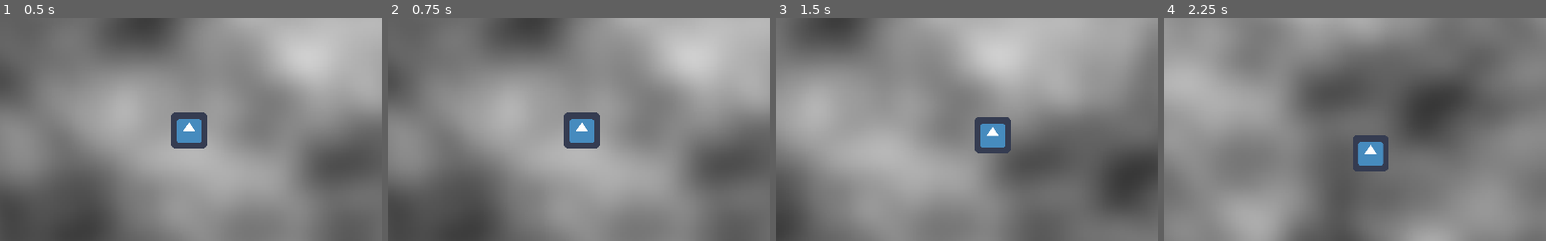
Above: before the commit, frames 1-4 (left to right).
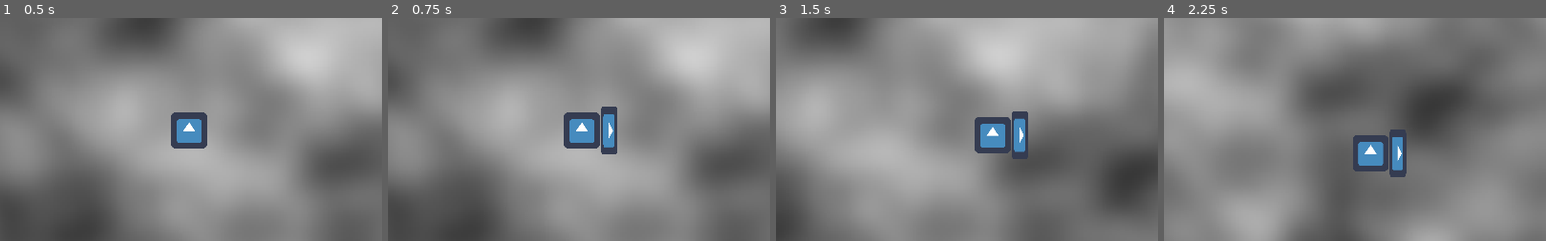
Above: after the commit, the same moments.

Repository: ectucker1/ksufalljam2020
Game: Godot game, scene res://level/test_level.tscn
Same seed, same stepped clock (60 frames per second), same inputs: the game is played once before the commit and once after it. The engine's default icon, where the game draws it, is replaced by a stand-in: a white triangle on a blue panel in a dark square.
Inputs (mouse positions are % of the whole screen's width and height, from its top left):
- Up to frame 1 (0.5 s): no input
- Up to frame 2 (0.75 s): tap Enter at 0.5 s; move the mouse to (72, 45) at 0.52 s; press the mouse at (72, 45) at 0.53 s; hold D (move_right) from 0.53 s (still down)
- Up to frame 3 (1.5 s): right-click (72, 45) at 0.8 s; move the mouse to (30, 55) at 1.27 s; release D (move_right) at 1.28 s; release the mouse at (30, 55) at 1.28 s; hold S (move_down) from 1.28 s (still down); right-click (30, 55) at 1.35 s
- Up to frame 4 (2.25 s): click (30, 55) at 1.55 s; move the mouse to (60, 28) at 2.02 s; release S (move_down) at 2.03 s; press the mouse at (60, 28) at 2.03 s; hold D (move_right) from 2.03 s (still down)
The pictures show only the part of the screen within x 25-75%, y 25-75%; the shares and areas given below are measured in that part.

Frame 1 is identical in both runs. In frame 2, 0.9% of the frame differs, in the area x 55-60%, y 39-62%; in frame 3, 0.9%; in frame 4, 0.9%, in the area x 59-64%, y 50-72%.

Commit message:
Basic player attack code

Diff:
--- /dev/null
+++ b/global_consts.gd
@@ -0,0 +1,7 @@
+extends Node
+
+
+const DIR_UP := 1
+const DIR_DOWN := 2
+const DIR_LEFT := 3
+const DIR_RIGHT := 4
--- /dev/null
+++ b/player/enemy_damage_area.gd
@@ -0,0 +1,12 @@
+extends Area2D
+
+
+export var damage: int
+
+func _ready():
+	connect("body_entered", self, "on_body_entered")
+
+func on_body_entered(body):
+	if body.is_in_group("enemies"):
+		# TODO Actually damage enemy
+		pass
--- /dev/null
+++ b/player/mutations/basic_attack.gd
@@ -0,0 +1,29 @@
+class_name BasicAttackMutation
+extends Mutation
+
+
+var COOLDOWN := 0.7
+
+var timeout := 0.0
+
+
+func get_name():
+	return "Basic Attack"
+
+func physics_process(delta):
+	timeout -= delta
+
+func on_used():
+	if timeout <= 0.0:
+		timeout = COOLDOWN
+		var animation_choice = ""
+		match player.get_facing():
+			GlobalConsts.DIR_UP:
+				animation_choice = "AttackUp"
+			GlobalConsts.DIR_DOWN:
+				animation_choice = "AttackDown"
+			GlobalConsts.DIR_LEFT:
+				animation_choice = "AttackLeft"
+			GlobalConsts.DIR_RIGHT:
+				animation_choice = "AttackRight"
+		player.get_node("Attacks/BasicAttack/AnimationPlayer").play(animation_choice)
--- /dev/null
+++ b/player/mutations/basic_attack.tscn
@@ -0,0 +1,211 @@
+[gd_scene load_steps=11 format=2]
+
+[ext_resource path="res://player/enemy_damage_area.gd" type="Script" id=1]
+[ext_resource path="res://icon.png" type="Texture" id=2]
+
+[sub_resource type="RectangleShape2D" id=2]
+extents = Vector2( 10, 3 )
+
+[sub_resource type="RectangleShape2D" id=3]
+extents = Vector2( 3, 10 )
+
+[sub_resource type="RectangleShape2D" id=4]
+extents = Vector2( 3, 10 )
+
+[sub_resource type="RectangleShape2D" id=5]
+extents = Vector2( 10, 3 )
+
+[sub_resource type="Animation" id=7]
+resource_name = "AttackDown"
+length = 0.5
+tracks/0/type = "value"
+tracks/0/path = NodePath("DownBox:monitoring")
+tracks/0/interp = 1
+tracks/0/loop_wrap = true
+tracks/0/imported = false
+tracks/0/enabled = true
+tracks/0/keys = {
+"times": PoolRealArray( 0, 0.5 ),
+"transitions": PoolRealArray( 1, 1 ),
+"update": 1,
+"values": [ true, false ]
+}
+tracks/1/type = "value"
+tracks/1/path = NodePath("DownBox/Sprite:visible")
+tracks/1/interp = 1
+tracks/1/loop_wrap = true
+tracks/1/imported = false
+tracks/1/enabled = true
+tracks/1/keys = {
+"times": PoolRealArray( 0, 0.5 ),
+"transitions": PoolRealArray( 1, 1 ),
+"update": 1,
+"values": [ true, false ]
+}
+
+[sub_resource type="Animation" id=8]
+resource_name = "AttackLeft"
+length = 0.5
+tracks/0/type = "value"
+tracks/0/path = NodePath("LeftBox:monitoring")
+tracks/0/interp = 1
+tracks/0/loop_wrap = true
+tracks/0/imported = false
+tracks/0/enabled = true
+tracks/0/keys = {
+"times": PoolRealArray( 0, 0.5 ),
+"transitions": PoolRealArray( 1, 1 ),
+"update": 1,
+"values": [ true, false ]
+}
+tracks/1/type = "value"
+tracks/1/path = NodePath("LeftBox/Sprite:visible")
+tracks/1/interp = 1
+tracks/1/loop_wrap = true
+tracks/1/imported = false
+tracks/1/enabled = true
+tracks/1/keys = {
+"times": PoolRealArray( 0, 0.5 ),
+"transitions": PoolRealArray( 1, 1 ),
+"update": 1,
+"values": [ true, false ]
+}
+
+[sub_resource type="Animation" id=9]
+resource_name = "AttackRight"
+length = 0.5
+tracks/0/type = "value"
+tracks/0/path = NodePath("LeftBox:monitoring")
+tracks/0/interp = 1
+tracks/0/loop_wrap = true
+tracks/0/imported = false
+tracks/0/enabled = true
+tracks/0/keys = {
+"times": PoolRealArray( 0, 0.5 ),
+"transitions": PoolRealArray( 1, 1 ),
+"update": 1,
+"values": [ true, false ]
+}
+tracks/1/type = "value"
+tracks/1/path = NodePath("RightBox/Sprite:visible")
+tracks/1/interp = 1
+tracks/1/loop_wrap = true
+tracks/1/imported = false
+tracks/1/enabled = true
+tracks/1/keys = {
+"times": PoolRealArray( 0, 0.5 ),
+"transitions": PoolRealArray( 1, 1 ),
+"update": 1,
+"values": [ true, false ]
+}
+
+[sub_resource type="Animation" id=6]
+resource_name = "AttackUp"
+length = 0.5
+tracks/0/type = "value"
+tracks/0/path = NodePath("UpBox:monitoring")
+tracks/0/interp = 1
+tracks/0/loop_wrap = true
+tracks/0/imported = false
+tracks/0/enabled = true
+tracks/0/keys = {
+"times": PoolRealArray( 0, 0.5 ),
+"transitions": PoolRealArray( 1, 1 ),
+"update": 1,
+"values": [ true, false ]
+}
+tracks/1/type = "value"
+tracks/1/path = NodePath("UpBox/Sprite:visible")
+tracks/1/interp = 1
+tracks/1/loop_wrap = true
+tracks/1/imported = false
+tracks/1/enabled = true
+tracks/1/keys = {
+"times": PoolRealArray( 0, 0.5 ),
+"transitions": PoolRealArray( 1, 1 ),
+"update": 1,
+"values": [ true, false ]
+}
+
+[node name="BasicAttack" type="Node2D"]
+
+[node name="UpBox" type="Area2D" parent="."]
+position = Vector2( 0, -11 )
+monitoring = false
+monitorable = false
+script = ExtResource( 1 )
+damage = 5
+
+[node name="CollisionShape2D" type="CollisionShape2D" parent="UpBox"]
+shape = SubResource( 2 )
+__meta__ = {
+"_edit_lock_": true
+}
+
+[node name="Sprite" type="Sprite" parent="UpBox"]
+visible = false
+scale = Vector2( 0.2, 0.07 )
+texture = ExtResource( 2 )
+
+[node name="LeftBox" type="Area2D" parent="."]
+position = Vector2( -11, 0 )
+monitoring = false
+monitorable = false
+script = ExtResource( 1 )
+damage = 5
+
+[node name="CollisionShape2D" type="CollisionShape2D" parent="LeftBox"]
+shape = SubResource( 3 )
+__meta__ = {
+"_edit_lock_": true
+}
+
+[node name="Sprite" type="Sprite" parent="LeftBox"]
+visible = false
+rotation = -1.5708
+scale = Vector2( 0.2, 0.07 )
+texture = ExtResource( 2 )
+
+[node name="RightBox" type="Area2D" parent="."]
+position = Vector2( 11, 0 )
+monitoring = false
+monitorable = false
+script = ExtResource( 1 )
+damage = 5
+
+[node name="CollisionShape2D" type="CollisionShape2D" parent="RightBox"]
+shape = SubResource( 4 )
+__meta__ = {
+"_edit_lock_": true
+}
+
+[node name="Sprite" type="Sprite" parent="RightBox"]
+visible = false
+rotation = 1.5708
+scale = Vector2( 0.2, 0.07 )
+texture = ExtResource( 2 )
+
+[node name="DownBox" type="Area2D" parent="."]
+position = Vector2( 0, 11 )
+monitoring = false
+monitorable = false
+script = ExtResource( 1 )
+damage = 5
+
+[node name="CollisionShape2D" type="CollisionShape2D" parent="DownBox"]
+shape = SubResource( 5 )
+__meta__ = {
+"_edit_lock_": true
+}
+
+[node name="Sprite" type="Sprite" parent="DownBox"]
+visible = false
+rotation = 3.14159
+scale = Vector2( 0.2, 0.07 )
+texture = ExtResource( 2 )
+
+[node name="AnimationPlayer" type="AnimationPlayer" parent="."]
+anims/AttackDown = SubResource( 7 )
+anims/AttackLeft = SubResource( 8 )
+anims/AttackRight = SubResource( 9 )
+anims/AttackUp = SubResource( 6 )
--- a/player/player.gd
+++ b/player/player.gd
@@ -6,7 +6,6 @@
 const BASE_ACC := 128.0
 const BASE_MAX_SPEED := 64.0
 const STOPPING_FRICTION := 256.0
-
 
 # Holds the player's health and other status effects
 var status := PlayerStatus.new()
@@ -29,6 +28,7 @@
 # Called when the node enters the scene tree for the first time.
 func _ready():
 	add_to_group("players")
+	set_primary_active(BasicAttackMutation.new())
 
 # Called every frame. 'delta' is the elapsed time since the previous frame.
 func _process(delta):
@@ -67,11 +67,36 @@
 	for passive in passives:
 		passive.physics_process(delta)
 
+	# If active keys are held, call their use
+	if Input.is_action_pressed("attack_primary"):
+		if primary_active != null:
+			primary_active.on_used()
+	if Input.is_action_pressed("attack_secondary"):
+		if secondary_active != null:
+			secondary_active.on_used()
+
+func get_facing():
+	var input_dir = Vector2.ZERO
+	input_dir.x = Input.get_action_strength("move_right") - Input.get_action_strength("move_left")
+	input_dir.y = Input.get_action_strength("move_down") - Input.get_action_strength("move_up")
+	input_dir = input_dir.normalized()
+
+	if abs(input_dir.x) >= abs(input_dir.y):
+		if input_dir.x >= 0:
+			return GlobalConsts.DIR_RIGHT
+		else:
+			return GlobalConsts.DIR_LEFT
+	else:
+		if input_dir.y <= 0:
+			return GlobalConsts.DIR_UP
+		else:
+			return GlobalConsts.DIR_DOWN
+
 # Connect relevant signals to the given mutation
 func connect_mutation(mutation):
 	mutation.player = self
-	connect("hurt", primary_active, "on_hurt")
-	connect("damage_dealt", primary_active, "on_damage_dealt")
+	connect("hurt", mutation, "on_hurt")
+	connect("damage_dealt", mutation, "on_damage_dealt")
 	mutation.on_attached()
 
 # When an active is set, connect relevant signals to it
--- a/player/player.tscn
+++ b/player/player.tscn
@@ -1,7 +1,8 @@
-[gd_scene load_steps=4 format=2]
+[gd_scene load_steps=5 format=2]
 
 [ext_resource path="res://player/player.gd" type="Script" id=1]
 [ext_resource path="res://icon.png" type="Texture" id=2]
+[ext_resource path="res://player/mutations/basic_attack.tscn" type="PackedScene" id=3]
 
 [sub_resource type="CircleShape2D" id=1]
 radius = 8.0
@@ -11,12 +12,28 @@
 
 [node name="Shape" type="CollisionShape2D" parent="."]
 shape = SubResource( 1 )
+__meta__ = {
+"_edit_lock_": true
+}
 
 [node name="Sprite" type="Sprite" parent="."]
 scale = Vector2( 0.15, 0.15 )
 texture = ExtResource( 2 )
+__meta__ = {
+"_edit_lock_": true
+}
+
+[node name="Attacks" type="Node2D" parent="."]
+__meta__ = {
+"_edit_lock_": true
+}
+
+[node name="BasicAttack" parent="Attacks" instance=ExtResource( 3 )]
 
 [node name="Camera2D" type="Camera2D" parent="."]
 current = true
 zoom = Vector2( 0.3, 0.3 )
 smoothing_enabled = true
+__meta__ = {
+"_edit_lock_": true
+}
--- a/project.godot
+++ b/project.godot
@@ -9,6 +9,11 @@
 config_version=4
 
 _global_script_classes=[ {
+"base": "Mutation",
+"class": "BasicAttackMutation",
+"language": "GDScript",
+"path": "res://player/mutations/basic_attack.gd"
+}, {
 "base": "Mutation",
 "class": "GrayscaleMutation",
 "language": "GDScript",
@@ -40,6 +45,7 @@
 "path": "res://player/mutations/spider_eyes.gd"
 } ]
 _global_script_class_icons={
+"BasicAttackMutation": "",
 "GrayscaleMutation": "",
 "Mutation": "",
 "Player": "",
@@ -57,6 +63,7 @@
 [autoload]
 
 GlobalEffects="*res://effects/GlobalEffects.tscn"
+GlobalConsts="*res://global_consts.gd"
 
 [display]
 
@@ -69,21 +76,37 @@
 move_up={
 "deadzone": 0.5,
 "events": [ Object(InputEventKey,"resource_local_to_scene":false,"resource_name":"","device":0,"alt":false,"shift":false,"control":false,"meta":false,"command":false,"pressed":false,"scancode":87,"unicode":0,"echo":false,"script":null)
+, Object(InputEventKey,"resource_local_to_scene":false,"resource_name":"","device":0,"alt":false,"shift":false,"control":false,"meta":false,"command":false,"pressed":false,"scancode":16777232,"unicode":0,"echo":false,"script":null)
  ]
 }
 move_left={
 "deadzone": 0.5,
 "events": [ Object(InputEventKey,"resource_local_to_scene":false,"resource_name":"","device":0,"alt":false,"shift":false,"control":false,"meta":false,"command":false,"pressed":false,"scancode":65,"unicode":0,"echo":false,"script":null)
+, Object(InputEventKey,"resource_local_to_scene":false,"resource_name":"","device":0,"alt":false,"shift":false,"control":false,"meta":false,"command":false,"pressed":false,"scancode":16777231,"unicode":0,"echo":false,"script":null)
  ]
 }
 move_down={
 "deadzone": 0.5,
 "events": [ Object(InputEventKey,"resource_local_to_scene":false,"resource_name":"","device":0,"alt":false,"shift":false,"control":false,"meta":false,"command":false,"pressed":false,"scancode":83,"unicode":0,"echo":false,"script":null)
+, Object(InputEventKey,"resource_local_to_scene":false,"resource_name":"","device":0,"alt":false,"shift":false,"control":false,"meta":false,"command":false,"pressed":false,"scancode":16777234,"unicode":0,"echo":false,"script":null)
  ]
 }
 move_right={
 "deadzone": 0.5,
 "events": [ Object(InputEventKey,"resource_local_to_scene":false,"resource_name":"","device":0,"alt":false,"shift":false,"control":false,"meta":false,"command":false,"pressed":false,"scancode":68,"unicode":0,"echo":false,"script":null)
+, Object(InputEventKey,"resource_local_to_scene":false,"resource_name":"","device":0,"alt":false,"shift":false,"control":false,"meta":false,"command":false,"pressed":false,"scancode":16777233,"unicode":0,"echo":false,"script":null)
+ ]
+}
+attack_primary={
+"deadzone": 0.5,
+"events": [ Object(InputEventMouseButton,"resource_local_to_scene":false,"resource_name":"","device":0,"alt":false,"shift":false,"control":false,"meta":false,"command":false,"button_mask":0,"position":Vector2( 0, 0 ),"global_position":Vector2( 0, 0 ),"factor":1.0,"button_index":1,"pressed":false,"doubleclick":false,"script":null)
+, Object(InputEventKey,"resource_local_to_scene":false,"resource_name":"","device":0,"alt":false,"shift":false,"control":false,"meta":false,"command":false,"pressed":false,"scancode":90,"unicode":0,"echo":false,"script":null)
+ ]
+}
+attack_secondary={
+"deadzone": 0.5,
+"events": [ Object(InputEventMouseButton,"resource_local_to_scene":false,"resource_name":"","device":0,"alt":false,"shift":false,"control":false,"meta":false,"command":false,"button_mask":0,"position":Vector2( 0, 0 ),"global_position":Vector2( 0, 0 ),"factor":1.0,"button_index":2,"pressed":false,"doubleclick":false,"script":null)
+, Object(InputEventKey,"resource_local_to_scene":false,"resource_name":"","device":0,"alt":false,"shift":false,"control":false,"meta":false,"command":false,"pressed":false,"scancode":88,"unicode":0,"echo":false,"script":null)
  ]
 }
 
